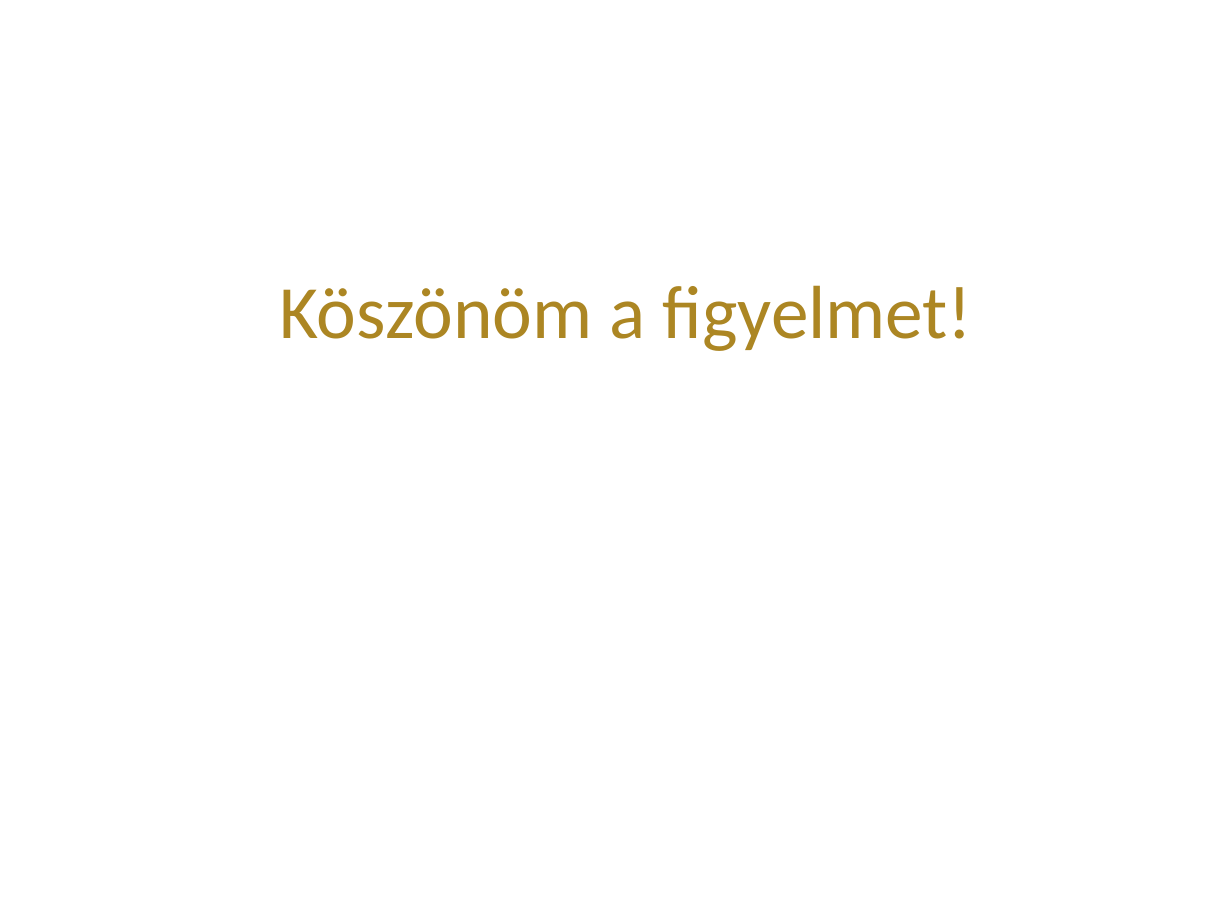
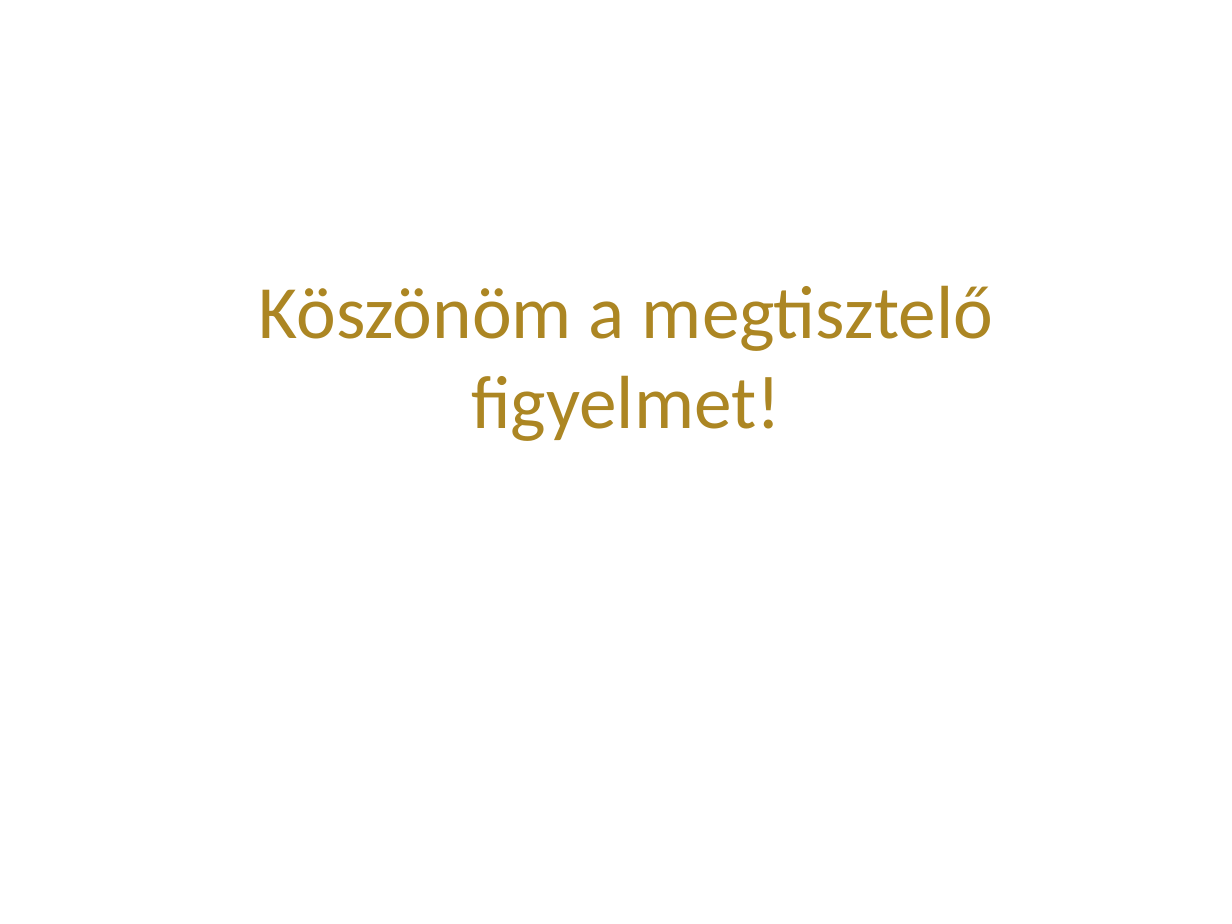
Before and after one commit to vohoaiviet/face-gesture-api, a slide deck: slide 15 of HeadMovement/research/kepaf/ppt/bertok.kornel.kepaf.2013.pptx. Drawn at 1232x924 pixels with LibreOffice and Linux fonts; fonts in the diff are those of the drawing; background and template pictures are left out. Boxes give left, top, right and bottom in pixels: in the first picture for what was removed or moved away, otherwise in the second. Text is boxed around its words. In the diff, an @@ line names an element or a change of style, - is before the commit and + after.

```diff
--- a/HeadMovement/research/kepaf/ppt/bertok.kornel.kepaf.2013.pptx
+++ b/HeadMovement/research/kepaf/ppt/bertok.kornel.kepaf.2013.pptx
@@ title at (x1=259, y1=285, x2=993, y2=441): text changed @@
-Köszönöm a figyelmet!
+Köszönöm a megtisztelő figyelmet!
```
Also in this commit, not shown: 13 other slides changed.
